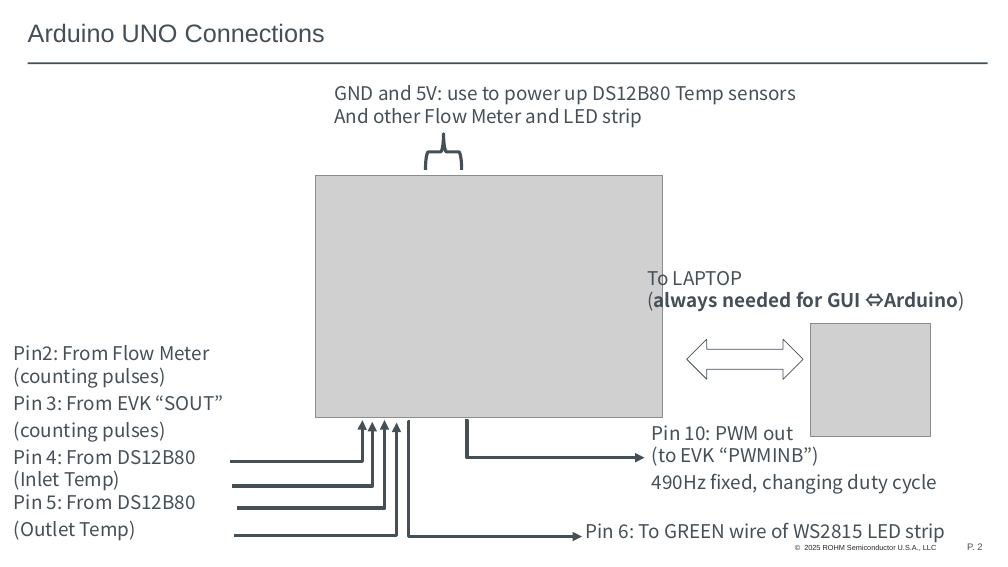
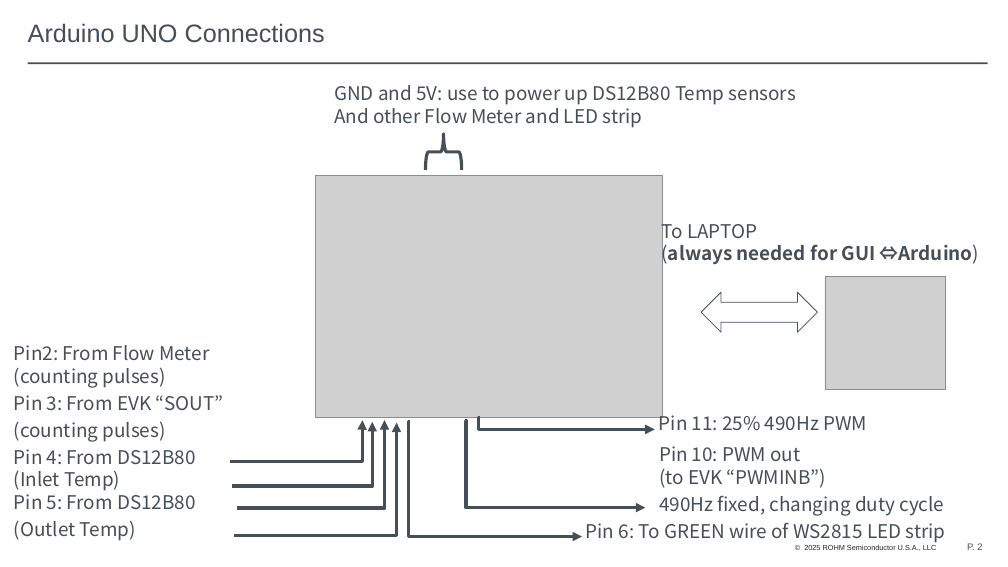
Before and after one commit to mvanocht/BLDC_Pump, a slide deck: slide 2 of Water Pump Demo Arduino and Gui instructions.pptx. Drawn at 1008x567 pixels with LibreOffice and Linux fonts; fonts in the diff are those of the drawing; grey boxes stand for pictures; background and template pictures are left out. Boxes give left, top, right and bottom in pixels: in the first picture for what was removed or moved away, otherwise in the second. Text is boxed around its words. In the diff, an @@ line names an element or a change of style, - is before the commit and + after.

Commit message:
update Arduino to include pin 11 fixed 490Hz 25% PWM

```diff
--- a/Water Pump Demo Arduino and Gui instructions.pptx
+++ b/Water Pump Demo Arduino and Gui instructions.pptx
@@ 1 picture, 1 text, 1 up down arrow: place and size @@
-1 picture, 1 text, 1 up down arrow at (647, 265, 964, 437)
+1 picture, 1 text, 1 up down arrow at (661, 218, 979, 390)
@@ elbow arrow added from (480, 418) to (655, 430), #444F58 3 pt @@
@@ text added at (659, 410, 867, 430), 18 pt, text #444F58 @@
+Pin 11: 25% 490Hz PWM
@@ elbow arrow moved from (465, 420) - (645, 457) to (465, 420) - (646, 508) @@
@@ text "Pin 10: PWM out (to ...": place and size @@
-text "Pin 10: PWM out (to ..." at (652, 425, 937, 494)
+text "Pin 10: PWM out (to ..." at (659, 446, 944, 516)
```
Also in this commit, not shown: 1 other file.
